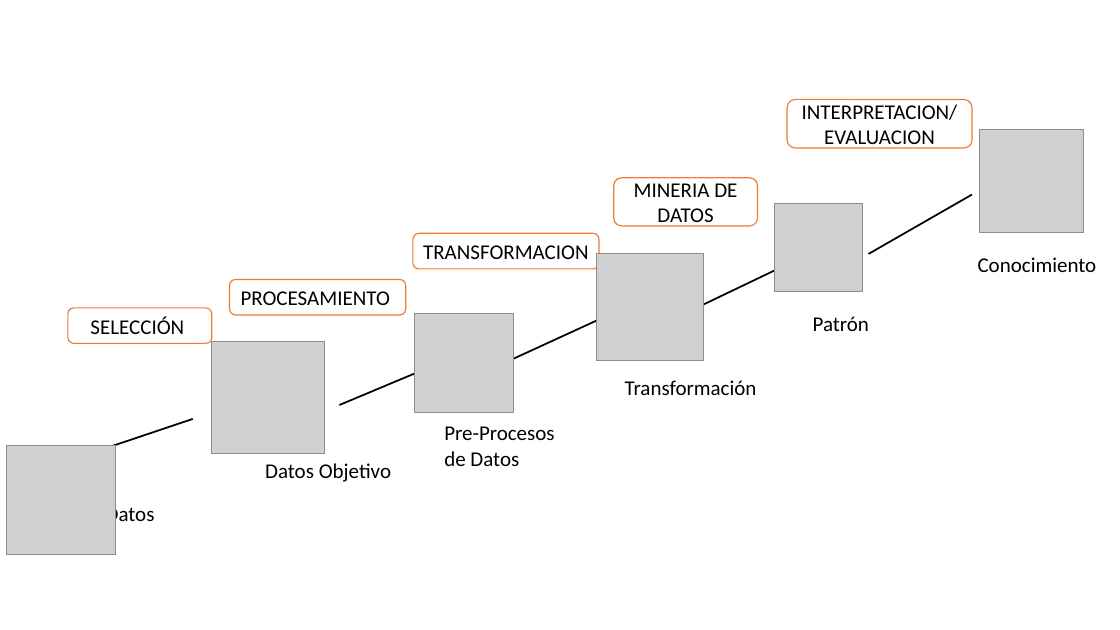
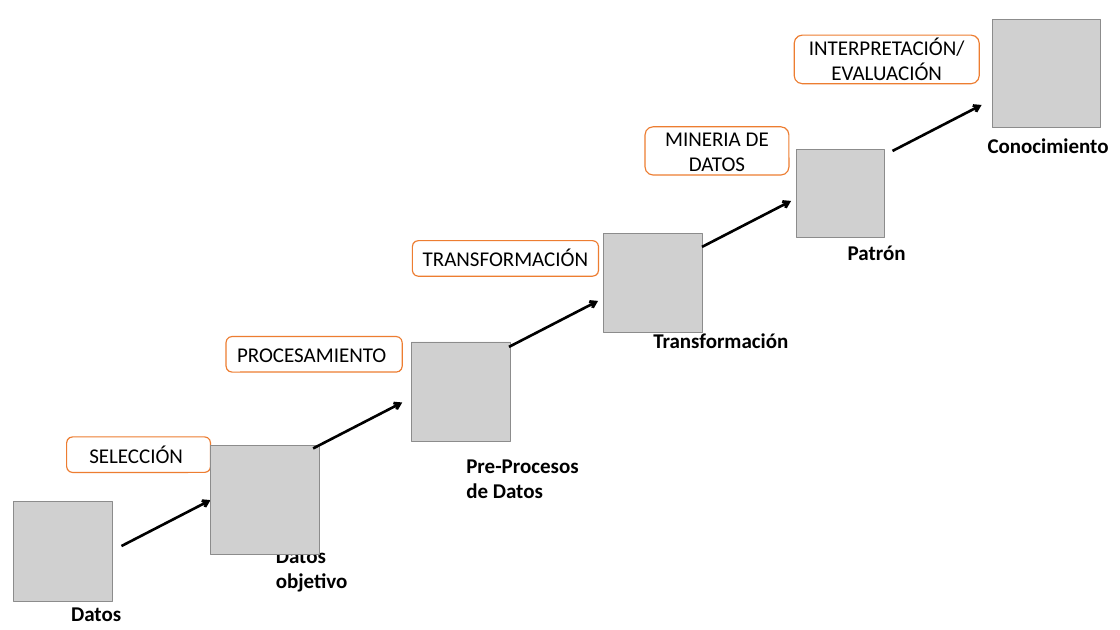
Before and after one commit to CamiloAndresDG/NIOTE, a slide deck: slide 1 of 01. Documentación/4. Ante Proyecto/Imagenes/KDD/kdd.pptx. Drawn at 1120x630 pixels with LibreOffice and Linux fonts; fonts in the diff are those of the drawing; grey boxes stand for pictures; background and template pictures are left out. Boxes give left, top, right and bottom in pixels: in the first picture for what was removed or moved away, otherwise in the second. Text is boxed around its words. In the diff, an @@ line names an element or a change of style, - is before the commit and + after.

```diff
--- a/01. Documentación/4. Ante Proyecto/Imagenes/KDD/kdd.pptx
+++ b/01. Documentación/4. Ante Proyecto/Imagenes/KDD/kdd.pptx
@@ picture added at (992,19,1101,128) @@
@@ rounded rectangle "INTERPRETACIÓN/EVALUACIÓN": place and size @@
-rounded rectangle "INTERPRETACIÓN/EVALUACIÓN" at (787,99,972,148)
+rounded rectangle "INTERPRETACIÓN/EVALUACIÓN" at (795,35,980,84)
@@ text in rounded rectangle at (809,37,965,85): text changed @@
-INTERPRETACION/EVALUACION
+INTERPRETACIÓN/EVALUACIÓN
@@ arrow added from (893, 151) to (982, 105), #000000 2.25 pt @@
@@ rounded rectangle "MINERIA DE DATOS": place and size @@
-rounded rectangle "MINERIA DE DATOS" at (614,178,758,226)
+rounded rectangle "MINERIA DE DATOS" at (645,127,789,175)
@@ bold on in 5 elements at (466,459,578,498), (653,331,788,348), (848,245,906,260), (71,607,121,621), (988,138,1109,153) @@
@@ text "Conocimiento": place and size @@
-text "Conocimiento" at (978,257,1097,272)
+text "Conocimiento" at (988,138,1109,153)
@@ picture removed at (980,129,1083,233) @@
@@ picture: place and size @@
-picture at (775,203,863,292)
+picture at (797,150,886,238)
@@ line moved from (699, 307) - (774, 271) to (702, 247) - (791, 201) @@
@@ line (702, 247) - (791, 201): line to arrow; stroke #000000 1.5 pt to #000000 2.25 pt @@
@@ line removed from (869, 254) to (972, 195) @@
@@ picture: place and size @@
-picture at (597,254,703,360)
+picture at (603,234,702,333)
@@ text "Patrón": place and size @@
-text "Patrón" at (813,316,869,331)
+text "Patrón" at (848,245,906,260)
@@ rounded rectangle "TRANSFORMACIÓN": place and size @@
-rounded rectangle "TRANSFORMACIÓN" at (413,234,600,269)
+rounded rectangle "TRANSFORMACIÓN" at (413,241,599,276)
@@ text in rounded rectangle at (423,249,588,266): text changed @@
-TRANSFORMACION
+TRANSFORMACIÓN
@@ line moved from (505, 363) - (599, 319) to (509, 347) - (598, 301) @@
@@ line (509, 347) - (598, 301): line to arrow; stroke #000000 1.5 pt to #000000 2.25 pt @@
@@ text "Transformación": place and size @@
-text "Transformación" at (625,380,757,395)
+text "Transformación" at (653,331,788,348)
@@ picture removed at (212,341,324,454) @@
@@ rounded rectangle "PROCESAMIENTO": place and size @@
-rounded rectangle "PROCESAMIENTO" at (229,280,406,315)
+rounded rectangle "PROCESAMIENTO" at (226,337,402,372)
@@ picture: place and size @@
-picture at (414,313,513,413)
+picture at (412,342,511,441)
@@ line moved from (339, 405) - (420, 371) to (313, 449) - (402, 402) @@
@@ line (313, 449) - (402, 402): line to arrow; stroke #000000 1.5 pt to #000000 2.25 pt @@
@@ picture removed at (6,445,115,555) @@
@@ rounded rectangle "SELECCIÓN": place and size @@
-rounded rectangle "SELECCIÓN" at (68,308,212,343)
+rounded rectangle "SELECCIÓN" at (66,437,210,472)
@@ picture added at (211,446,319,555) @@
@@ text "Pre-Procesos de Datos": place and size @@
-text "Pre-Procesos de Datos" at (444,426,554,466)
+text "Pre-Procesos de Datos" at (466,459,578,498)
@@ picture added at (13,502,113,602) @@
@@ line moved from (102, 450) - (193, 419) to (122, 546) - (211, 500) @@
@@ line (122, 546) - (211, 500): line to arrow; stroke #000000 1.5 pt to #000000 2.25 pt @@
@@ text at (276,546,348,592): text changed; bold on @@
-Datos Objetivo
+Datos
+objetivo
@@ text "Datos": place and size @@
-text "Datos" at (106,503,155,527)
+text "Datos" at (71,607,121,621)
```
Also in this commit, not shown: 4 other files.
